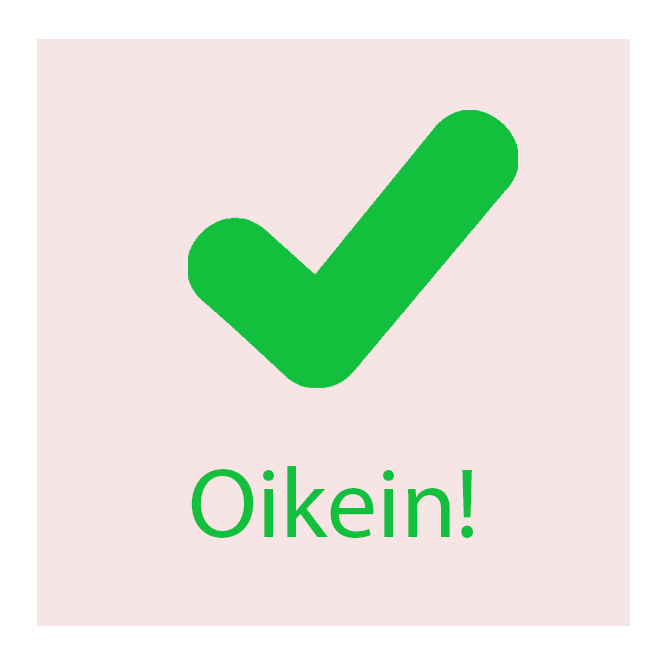
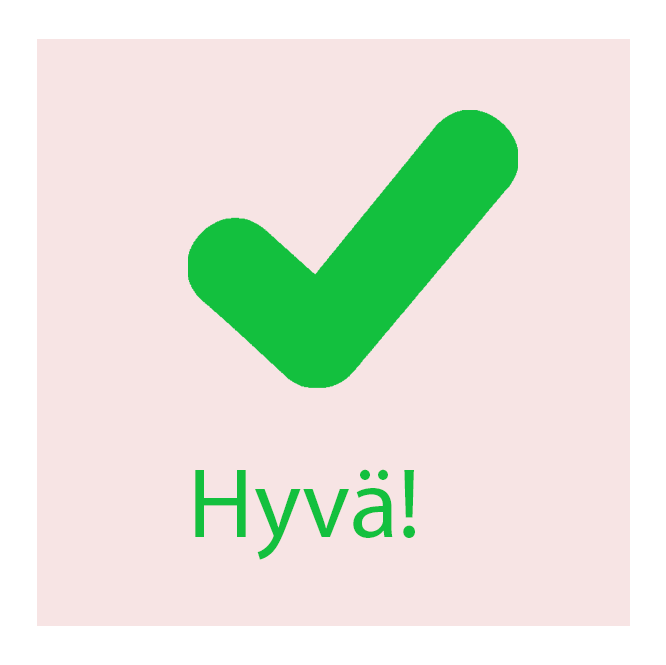
Before/after of a 666 × 665 layered artwork. What changed in the layer stack:
renamed "Oikein!" to "Hyvä!", painted on it over (191, 466, 473, 560)
